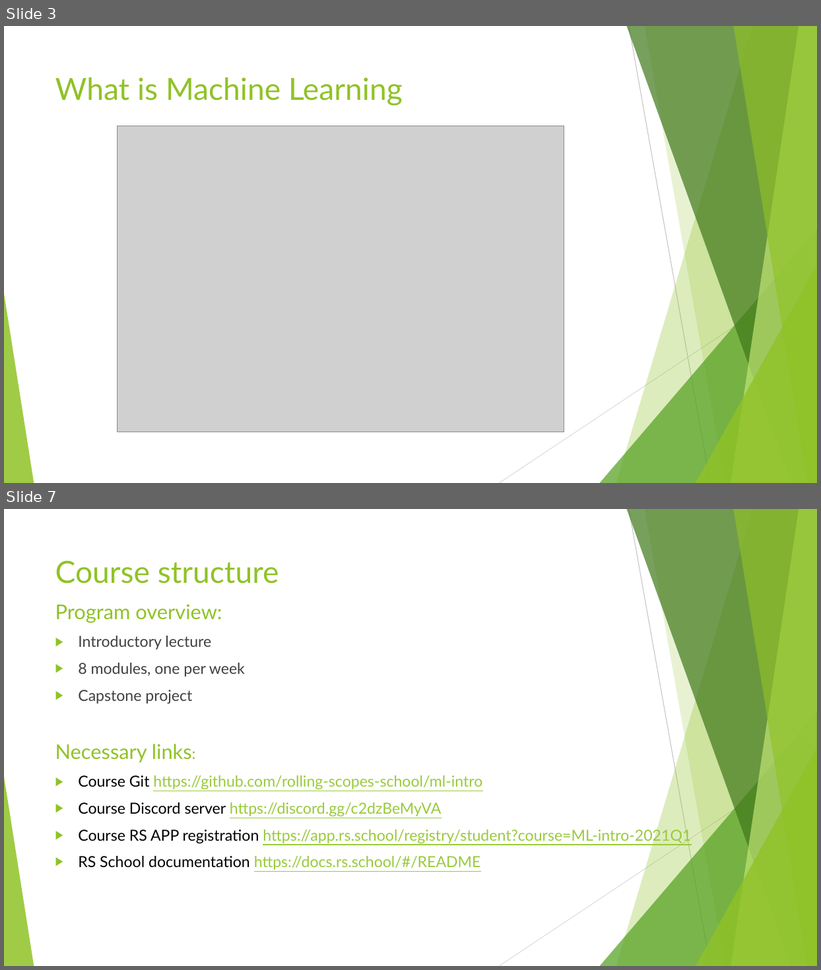
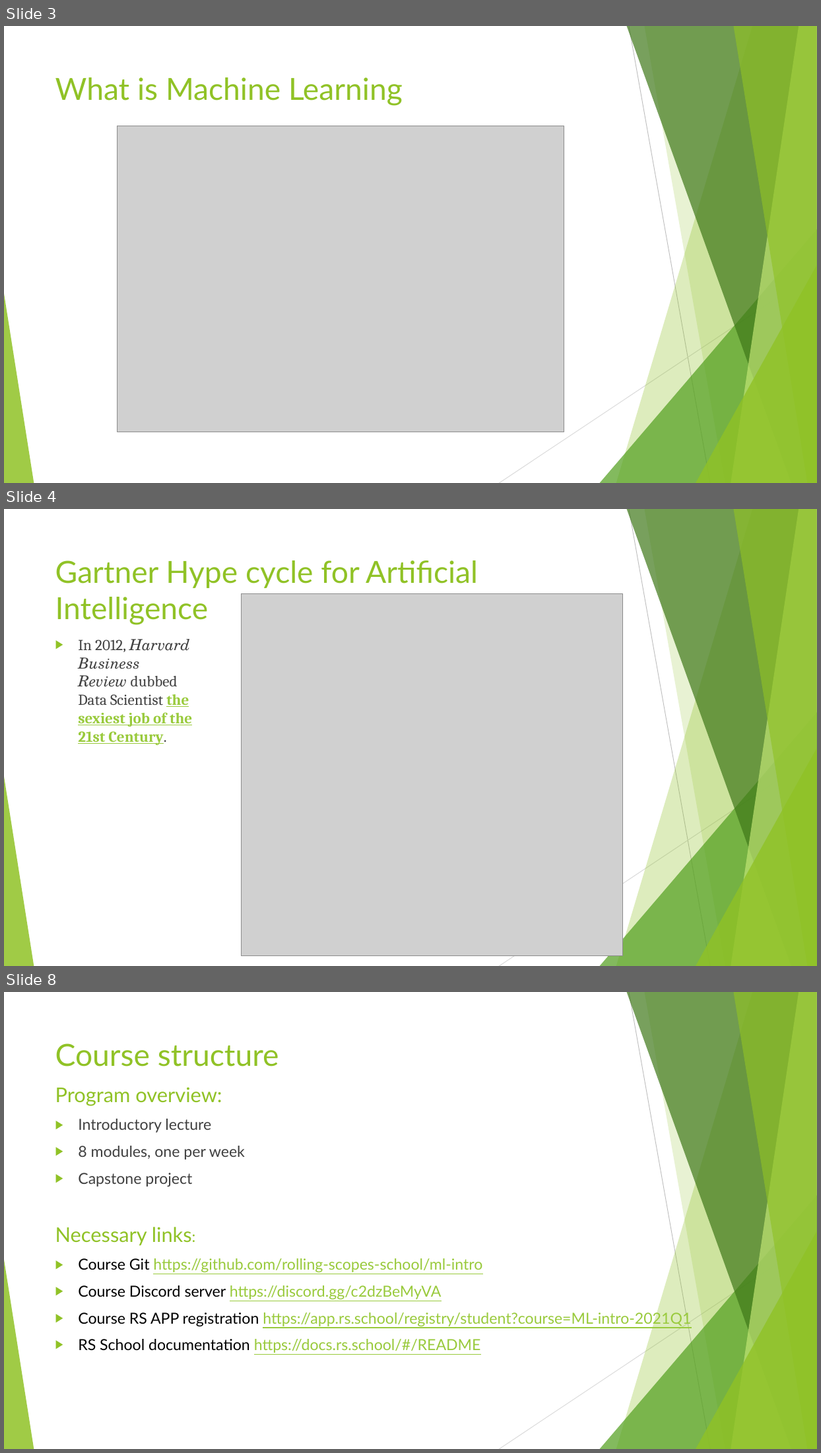
Before and after one commit to rolling-scopes-school/ml-intro, a slide deck: 0_prerequisites/Welcome presentation.pptx. Shown one above the other, each under a label of ours: slides 3 and 7 before the commit, slides 3, 4 and 8 after it; the slides between them are not shown. The pictures are 821x970 and 821x1453 pixels, drawn with LibreOffice and Linux fonts; fonts in the diff are those of the drawing; grey boxes stand for pictures. Boxes give left, top, right and bottom in pixels: in the first picture for what was removed or moved away, otherwise in the second. Text is boxed around its words. In the diff, an @@ line names an element or a change of style, - is before the commit and + after.

```diff
--- a/0_prerequisites/Welcome presentation.pptx
+++ b/0_prerequisites/Welcome presentation.pptx
@@ slide 4 added at (x1=4, y1=509, x2=817, y2=966), background #FFFFFF; not listed: 10 template elements that a slide beside it also shows @@
@@ title added at (x1=55, y1=560, x2=478, y2=625), 36 pt, text #90C226 @@
+Gartner Hype cycle for Artificial Intelligence
@@ picture added at (x1=242, y1=593, x2=622, y2=956) @@
@@ text added at (x1=78, y1=639, x2=192, y2=745), 18 pt, text #404040 @@
+▶ In 2012, Harvard Business Review dubbed Data Scientist the sexiest job of the 21st Century.
@@ what was slide 7 is now slide 8 @@
```
Also in this commit, not shown: 3 slides changed.
